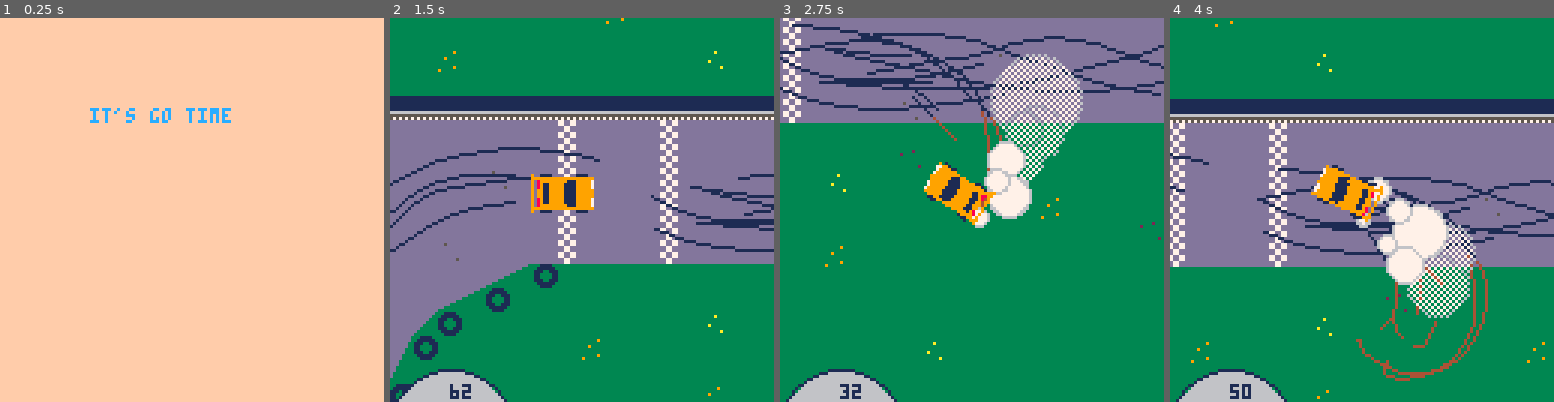
Above: before the commit, frames 1-4 (left to right).
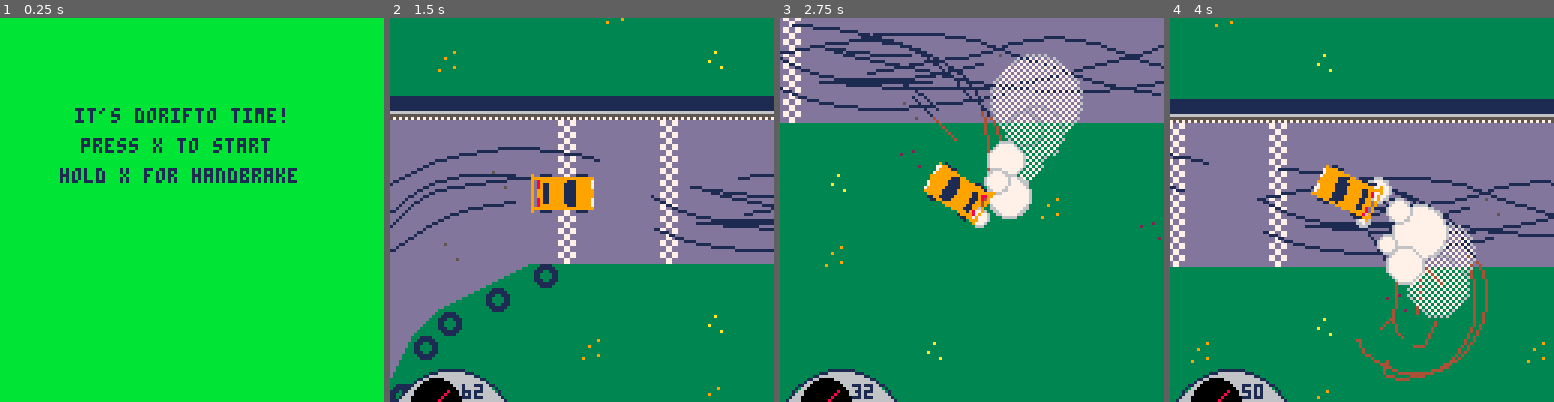
Above: after the commit, the same moments.

Repository: graearea/pico8
Game: PICO-8 cartridge skidmarks.p8
The game is run twice, just before and just after one commit, with the same random seed, the same clock (stepped at 60 frames per second) and the same inputs.
Inputs:
- Up to frame 1 (0.25 s): no input
- Up to frame 2 (1.5 s): tap X (X key) at 0.33, 1.07 s; tap O (Z key) at 0.7 s
- Up to frame 3 (2.75 s): hold Right 1.6-2.1 s; tap O (Z key) at 1.7, 2.1, 2.5 s; tap X (X key) at 1.85 s; hold Right from 2.47 s (still down)
- Up to frame 4 (4 s): tap O (Z key) at 2.9, 3.3, 3.7 s; tap X (X key) at 2.97 s; release Right at 3.03 s; hold Left 3.08-3.58 s

The runs differ from the first frame. In frame 1, 100% of the frame differs, in the area x 0-100%, y 0-100%; in frame 2, 0.7%; in frame 3, 0.7%; in frame 4, 0.7%.

Commit message:
still crappy speedo

Diff:
--- a/skidmarks.p8
+++ b/skidmarks.p8
@@ -27,8 +27,11 @@
 end
 
 function drawstart()
-rectfill(0,0,128,128,15)
-print("it's go time",30,30,12)
+rectfill(0,0,128,128,11)
+print("it's dorifto time!",25,30,1)
+print("press x to start ",27,40,1)
+print("hold x for handbrake",20,50,1)
+
 end
 
 function _update60()
@@ -214,9 +217,6 @@
   if (diffangle>90) then
    skidding=true
    front_skids=true
---   sfx(9)
---   sfx(10)
---   sfx(11)
   elseif (diffangle>40) then
    skidding=true
    sfx(8,2)
@@ -416,7 +416,9 @@
  draw_taco(car.speed,spdo_x,spdo_y)
 end
 function draw_taco(speed,x,y)
- print(speed,x,y-6, 1)
+ print(speed,x+4,y-6, 1)
+ circfill(x-5,y,8,0)
+ line(x-5,y,x-5+4,y-4,8)
 end
 -->8
 -- add_new_dust(
